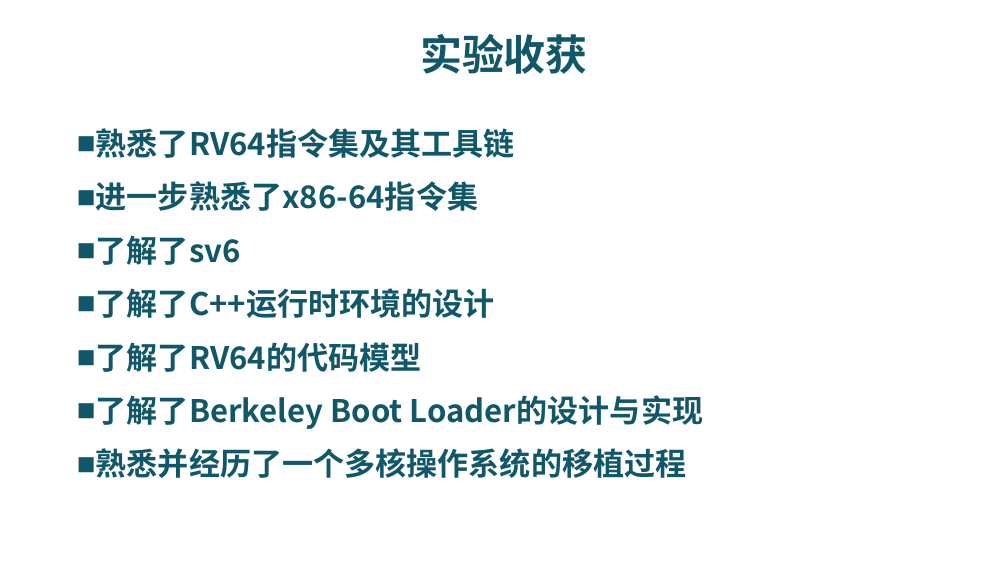
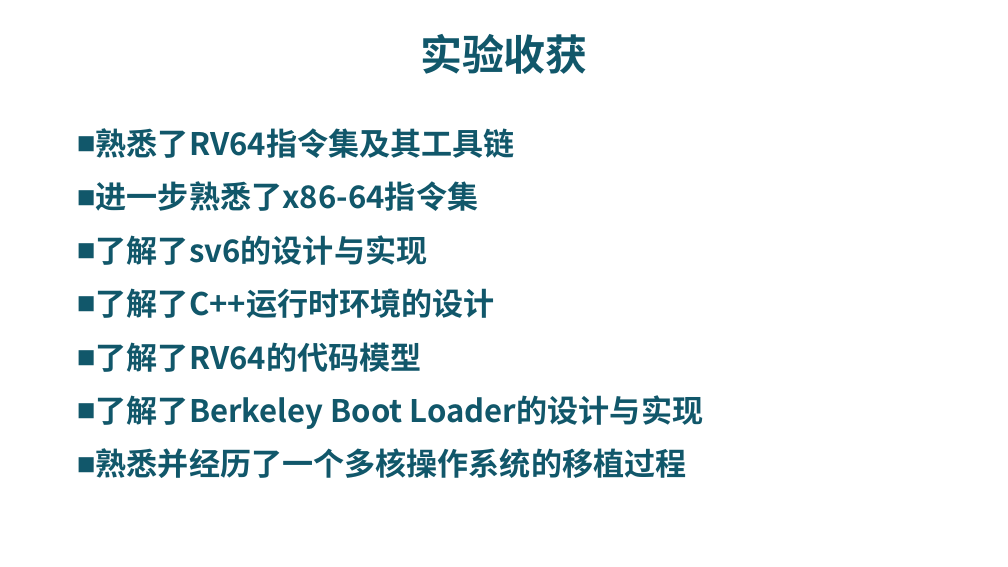
Before and after one commit to riscv-labs/OS2018spring-projects-g06, a slide deck: slide 27 of final_report.pptx. Drawn at 1008x567 pixels with LibreOffice and Linux fonts; fonts in the diff are those of the drawing; background and template pictures are left out. Boxes give left, top, right and bottom in pixels: in the first picture for what was removed or moved away, otherwise in the second. Text is boxed around its words. In the diff, an @@ line names an element or a change of style, - is before the commit and + after.

```diff
--- a/final_report.pptx
+++ b/final_report.pptx
@@ text at [96,235,428,265]: text changed @@
-■ 了解了sv6
+■ 了解了sv6的设计与实现
```
Also in this commit, not shown: 2 other slides changed.
